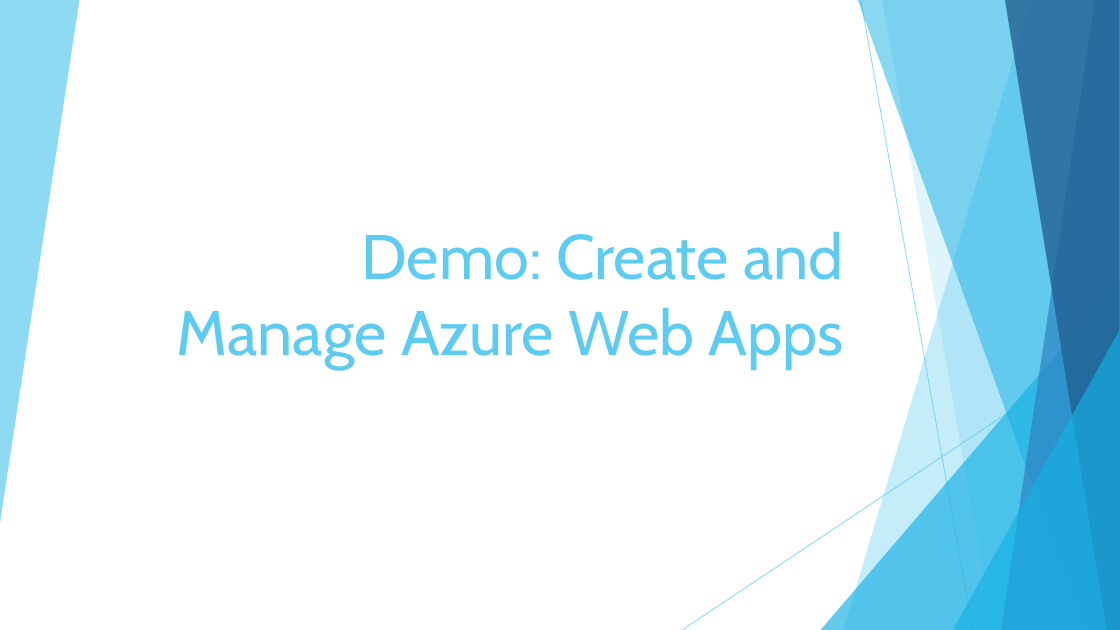
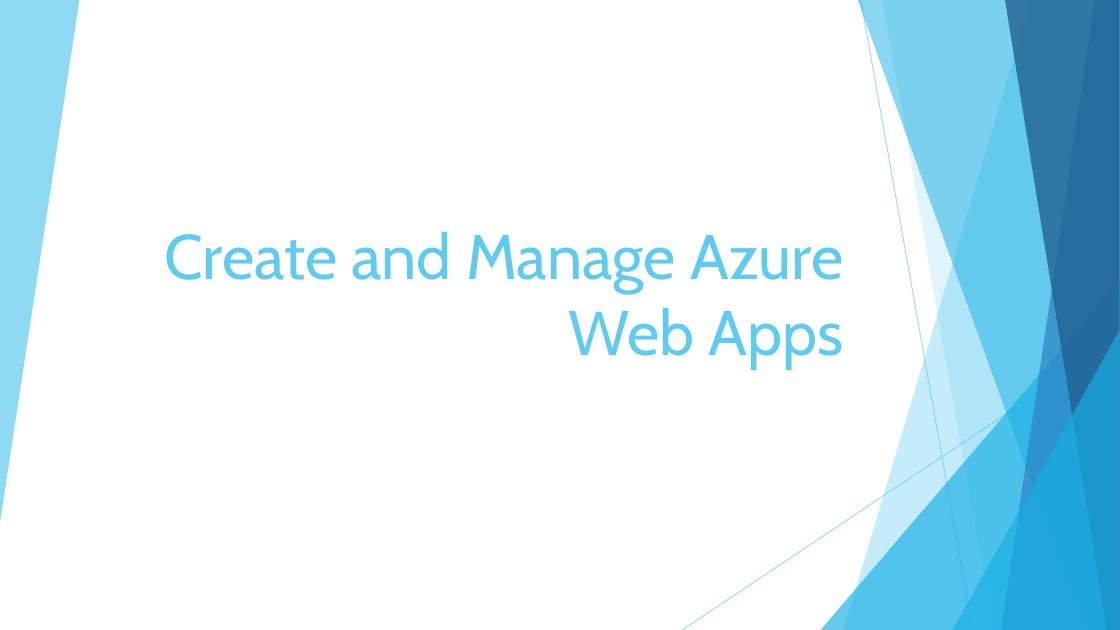
Before and after one commit to timothywarner/webapp, a slide deck: slide 13 of warner-manage-azure-webapps.pptx (slide 10 before the commit). Drawn at 1120x630 pixels with LibreOffice and Linux fonts; fonts in the diff are those of the drawing; background and template pictures are left out. Boxes give left, top, right and bottom in pixels: in the first picture for what was removed or moved away, otherwise in the second. Text is boxed around its words. In the diff, an @@ line names an element or a change of style, - is before the commit and + after.

```diff
--- a/warner-manage-azure-webapps.pptx
+++ b/warner-manage-azure-webapps.pptx
@@ title at (164, 232, 843, 369): text changed @@
-Demo: Create and Manage Azure Web Apps
+Create and Manage Azure Web Apps
```
Also in this commit, not shown: 4 other slides changed, 7 slides added, 1 slide removed, 1 other file.
